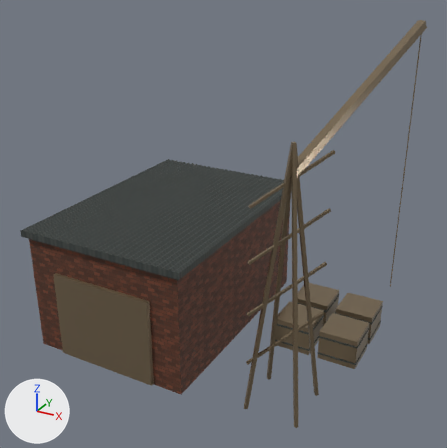
What one commit did to the glTF model public/art/models/docks.glb.
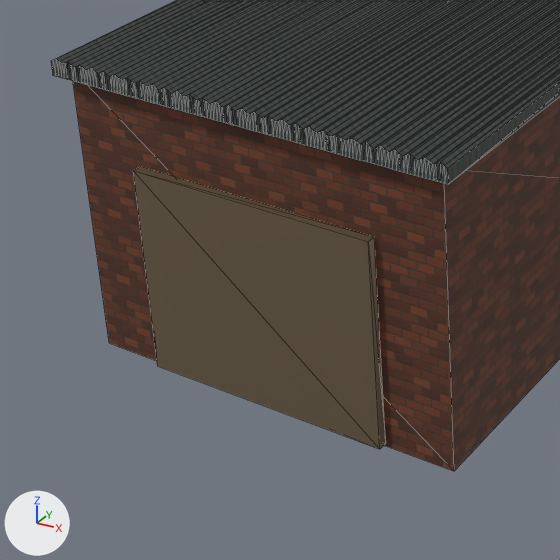
There are two pictures of each version: one whole from a camera (50 mm lens) standing at (11.08, -19.4, 15.42) and looking at (-0.1, 0.93, 5.26), one close up on the part from 0% to 50% of the width and 46% to 96% of the height. The lights are fixed; the arrows at lower left show +X, +Y and +Z. The older version's two pictures come first. The close-ups show mesh edges as thin lines.

The older version as bpy lines, for what is in view:
```python
me_cargo_corrugated_roof = bpy.data.meshes.new('cargo corrugated roof')
me_cargo_corrugated_roof.from_pydata(...)  # 548 vertices, 1060 faces; spans x -3.7..8.82, y -5.2..5.2, z -5.13..0.07
me_cargo_corrugated_roof.materials.append(mat_corrugated_zinc)
me_cube = bpy.data.meshes.new('Cube')
me_cube.from_pydata(...)  # a box spanning x -3.5..3.5, y -5.0..5.0, z -2.6..2.6
me_cube.materials.append(mat_industrial_brick)
me_cube_001 = bpy.data.meshes.new('Cube.001')
me_cube_001.from_pydata(...)  # 120 vertices, 180 faces; spans x -2.25..9.16, y -0.08..8.69, z -1.91..11.23
me_cube_001.materials.append(mat_rusted_steel)  # brown #86765d
ob_cargo_corrugated_roof = bpy.data.objects.new('cargo corrugated roof', me_cargo_corrugated_roof)
ob_cargo_corrugated_roof.location = (-3.0, 1.5, 5.35)
ob_cargo_shed = bpy.data.objects.new('cargo shed', me_cube)
ob_cargo_shed.location = (-3.0, 1.5, 2.6)
ob_loading_gate = bpy.data.objects.new('loading gate', me_cube_001)
ob_loading_gate.location = (-3.0, -3.58, 1.9)
```
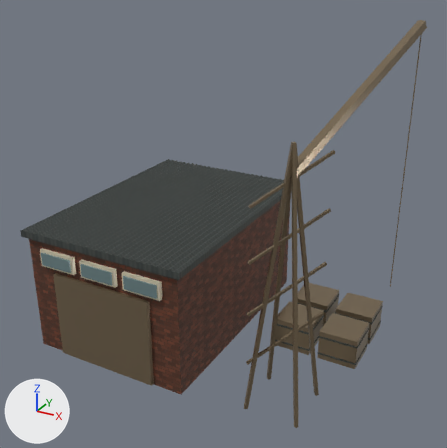
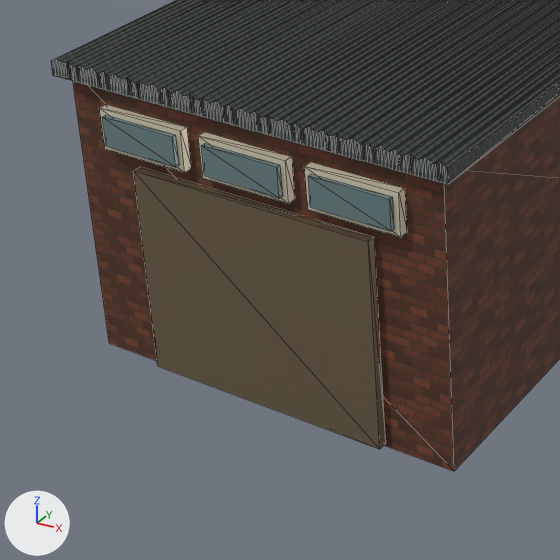
What differs and where, as boxes (x1, y1, x2, y2) in the close-ups (560 x 560 px):
'cargo clerestory glazing', added
    after: (102, 115, 394, 231)
'cargo clerestory frame', added
    after: (100, 104, 407, 237)

What the commit changed:
Material 'industrial glazing' (mat_industrial_glazing) is new.
Its base color is (0.18, 0.27, 0.28) (greyish cyan #768e90).
Its metallic is 0.25.
Its roughness is 0.28.
Material 'cream enamel' (mat_cream_enamel) is new.
Its base color is (0.76, 0.69, 0.52) (pale yellow #e2d8bf).
Its metallic is 0.2.
Its roughness is 0.28.
Mesh me_cube_003 is new.
It consists of a box spanning x -0.72..0.72, y -0.04..0.04, z -0.26..0.26; a box spanning x 1.29..2.72, y -0.04..0.04, z -0.26..0.26; a box spanning x 3.28..4.72, y -0.04..0.04, z -0.26..0.26.
It uses material mat_industrial_glazing (greyish cyan #768e90).
Mesh me_cube_002 is new.
It consists of a box spanning x -0.82..0.82, y -0.08..0.08, z -0.36..0.36; a box spanning x 1.17..2.82, y -0.08..0.08, z -0.36..0.36; a box spanning x 3.18..4.82, y -0.08..0.08, z -0.36..0.36.
It uses material mat_cream_enamel (pale yellow #e2d8bf).
Object 'cargo clerestory glazing' (ob_cargo_clerestory_glazing) is new; it shows me_cube_003.
Its location is (-5.0, -3.68, 4.35).
Object 'cargo clerestory frame' (ob_cargo_clerestory_frame) is new; it shows me_cube_002.
Its location is (-5.0, -3.57, 4.35).
